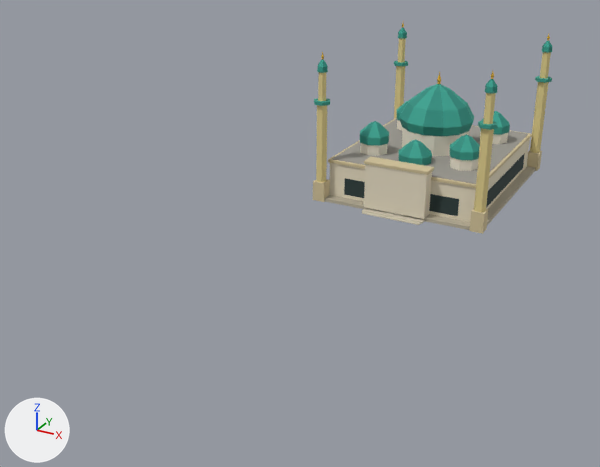
The glTF model public/models/landmark/an-nur-lod1.glb, before and after one commit.
One viewpoint serves both versions: a camera (50 mm lens) standing at (99.0, -283.0, 109.0) and looking at (-16.0, -74.0, 4.0). Lighting does not change. The marker at lower left points along +X, +Y and +Z. The older version comes first. Vertices at exactly the same position are counted once.

The first picture shows 'AnNur_LOD1'.
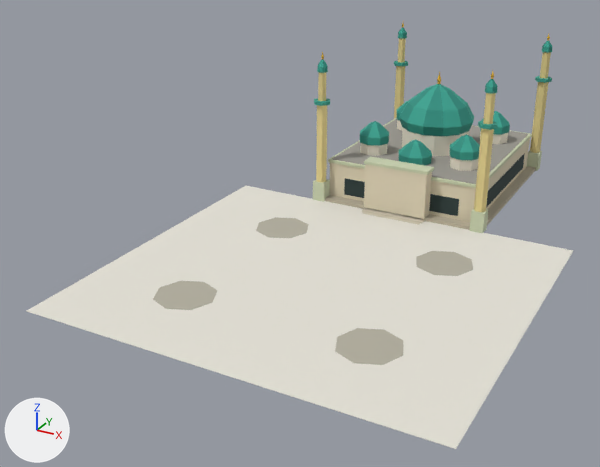
Location of each change, [x1, y1, x2, y2] in pixels of the pictures (600 x 467 px):
'AnNur_LOD1', reshaped (128% wider, 101% taller): before [313, 23, 552, 234]; after [27, 23, 574, 449]
part 1 of me_annur_lod1, added: after [27, 186, 574, 449]
part 2 of me_annur_lod1, added: after [256, 217, 309, 238]
part 3 of me_annur_lod1, added: after [153, 281, 217, 310]
part 4 of me_annur_lod1, added: after [416, 251, 473, 276]
part 5 of me_annur_lod1, added: after [335, 328, 403, 365]
part 6 of me_annur_lod1, recoloured: [313, 126, 542, 233] in both

What the commit changed:
me_annur_lod1 is used by ob_annur_lod1; location (0.0, 0.0, 0.0).
me_annur_lod1 had 769 vertices, 1051 faces and spanned x -32.1..32.1, y -40.5..37.7, z 0.0..53.1.
me_annur_lod1 now has 845 vertices, 1157 faces and spans x -60.0..60.0, y -146.5..37.7, z 0.0..53.1.
me_annur_lod1 part 1: the loose piece of 8 vertices spanning x -10.5..10.5, y -40.5..-37.7, z 0.0..0.3 is copied, and the copy is scaled about its middle by (5.71, 39.3, 0.4), then moved by (0.0, -52.4, -0.1); it spans x -60.0..60.0, y -146.5..-36.5, z 0.0..0.1.
me_annur_lod1 part 2: a new loose piece of 17 vertices spanning x -37.0..-19.0, y -73.5..-55.5, z 0.1..0.2, in mat_annur_warna.
me_annur_lod1 part 3: a new loose piece of 17 vertices spanning x -37.0..-19.0, y -127.5..-109.5, z 0.1..0.2, in mat_annur_warna.
me_annur_lod1 part 4: a new loose piece of 17 vertices spanning x 19.0..37.0, y -73.5..-55.5, z 0.1..0.2, in mat_annur_warna.
me_annur_lod1 part 5: a new loose piece of 17 vertices spanning x 19.0..37.0, y -127.5..-109.5, z 0.1..0.2, in mat_annur_warna.
me_annur_lod1 part 6: 80 kept faces spanning x -31.2..31.2, y -37.8..37.2, z 0.0..18.0 get new vertex colours; the middle colour goes from beige #d3c39a to pale yellow #c9d1b0.
